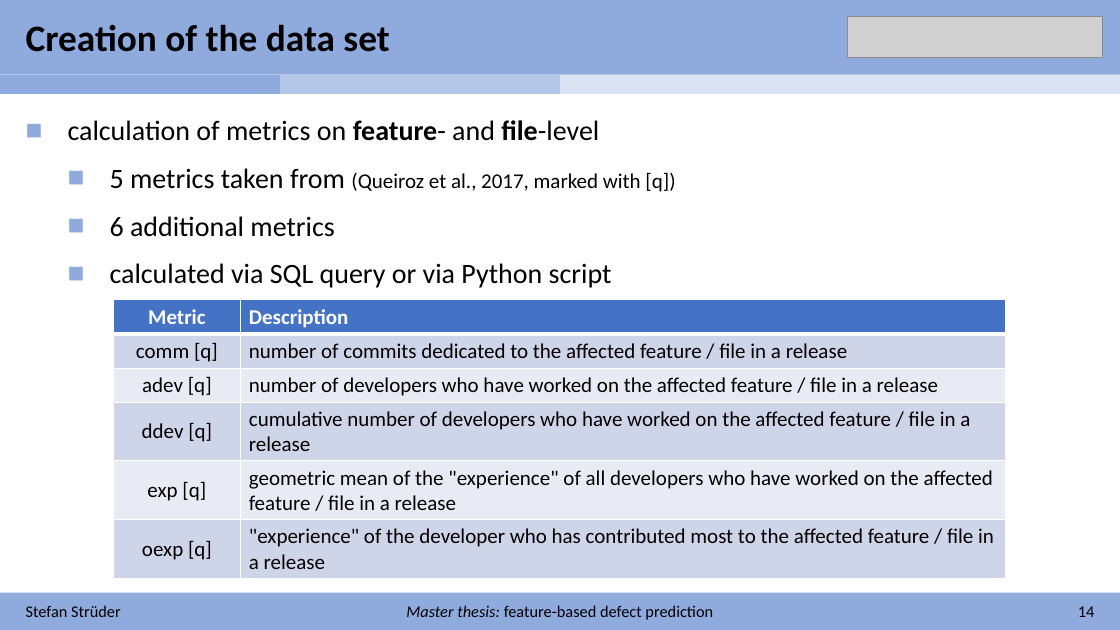
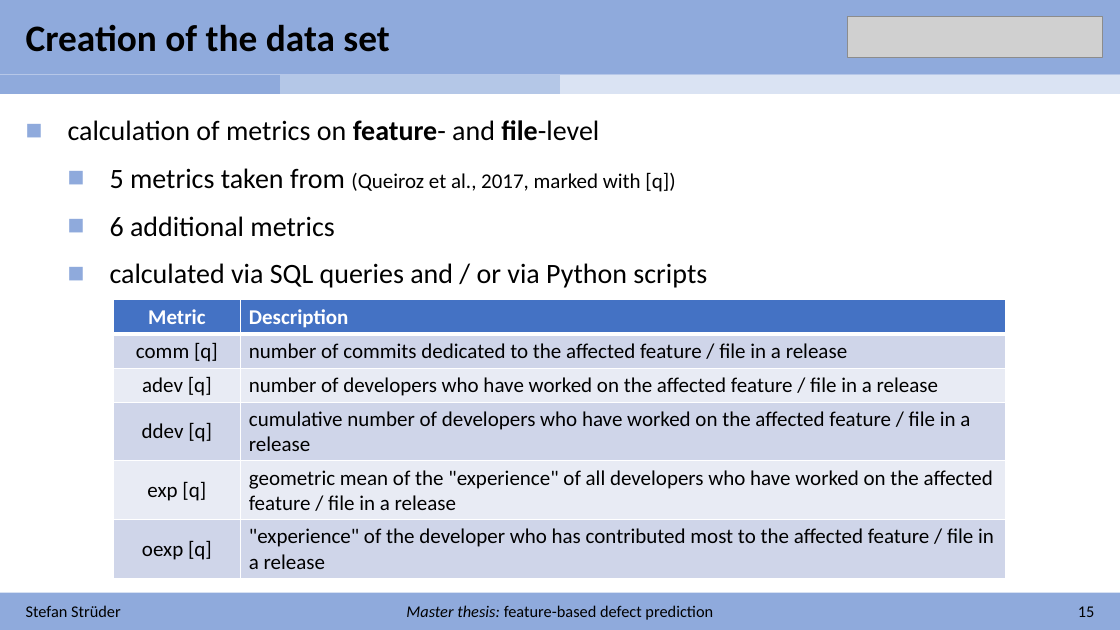
Before and after one commit to stefanstrueder/MA_Strueder, a slide deck: slide 15 of Zwischenbericht/Zwischenbericht.pptx (slide 14 before the commit). Drawn at 1120x630 pixels with LibreOffice and Linux fonts; fonts in the diff are those of the drawing; grey boxes stand for pictures. Boxes give left, top, right and bottom in pixels: in the first picture for what was removed or moved away, otherwise in the second. Text is boxed around its words. In the diff, an @@ line names an element or a change of style, - is before the commit and + after.

```diff
--- a/Zwischenbericht/Zwischenbericht.pptx
+++ b/Zwischenbericht/Zwischenbericht.pptx
@@ text at bbox=[110, 263, 707, 288]: text changed @@
-  ■ calculated via SQL query or via Python script
+  ■ calculated via SQL queries and / or via Python scripts
@@ text at bbox=[1078, 606, 1095, 617]: text changed @@
-14
+15
```
Also in this commit, not shown: 17 other slides changed, 1 slide added, 2 slides removed, 1 other file.
